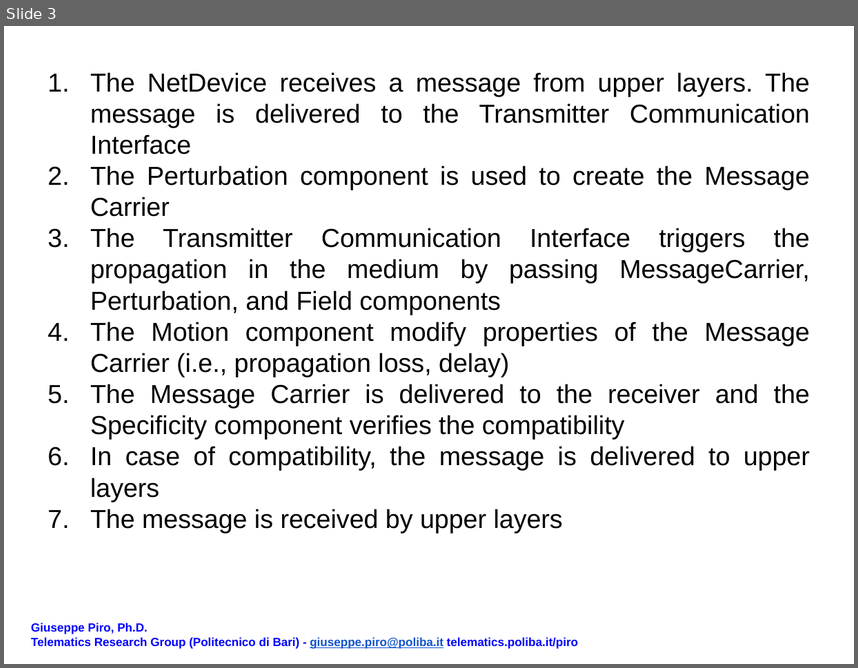
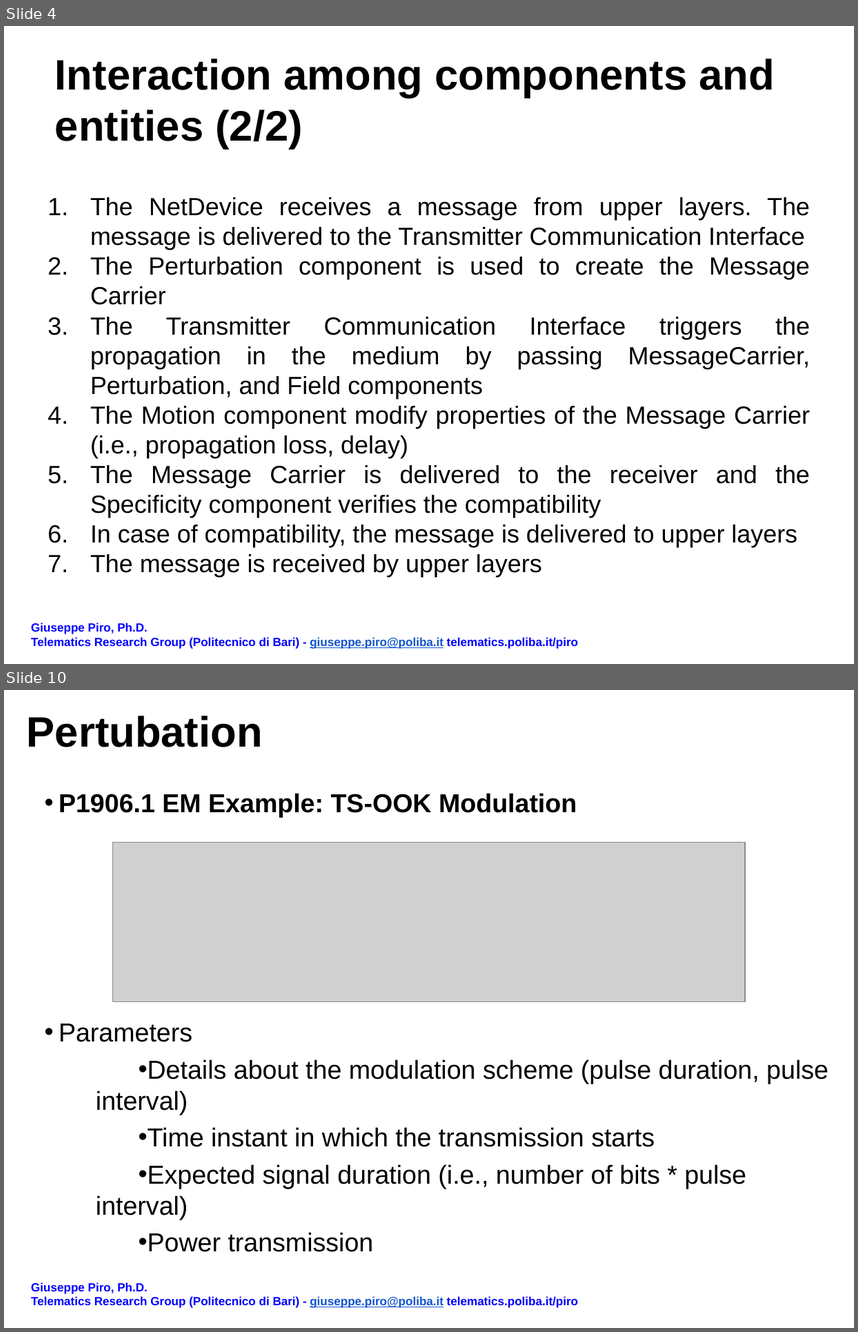
Before and after one commit to EnzoRong1013/ieee-p1906-1-reference-code, a slide deck: docs/mapping_scheme.pptx. Shown one above the other, each under a label of ours: slide 3 before the commit, slides 4 and 10 after it; the slides between them are not shown. The pictures are 858x668 and 858x1332 pixels, drawn with LibreOffice and Linux fonts; fonts in the diff are those of the drawing; grey boxes stand for pictures. Boxes give left, top, right and bottom in pixels: in the first picture for what was removed or moved away, otherwise in the second. Text is boxed around its words. In the diff, an @@ line names an element or a change of style, - is before the commit and + after.

Commit message:
updated presentation on em example

```diff
--- a/docs/mapping_scheme.pptx
+++ b/docs/mapping_scheme.pptx
@@ slide 10 added at [4, 690, 854, 1328], background #FFFFFF @@
@@ title added at [27, 716, 263, 747], 36 pt, text #000000, bold @@
+Pertubation
@@ text added at [59, 793, 829, 1252], 22 pt, text #000000 @@
+• P1906.1 EM Example: TS-OOK Modulation
+• Parameters
+  • Details about the modulation scheme (pulse duration, pulse interval)
+  • Time instant in which the transmission starts
+  • Expected signal duration (i.e., number of bits * pulse interval)
+  • Power transmission
@@ picture added at [113, 842, 745, 1002] @@
@@ text added at [31, 1282, 578, 1308], 10 pt, text #0000FF, bold @@
+Giuseppe Piro, Ph.D.
+Telematics Research Group (Politecnico di Bari) - giuseppe.piro@poliba.it telematics.poliba.it/piro
@@ what was slide 3 is now slide 4 @@
@@ slide 4 changed as well @@
@@ title added at [55, 58, 774, 149], 36 pt, text #000000, bold @@
+Interaction among components and entities (2/2)
@@ text "The NetDevice receives a message ...": place and size @@
-text "The NetDevice receives a message ..." at [90, 72, 810, 532]
+text "The NetDevice receives a message ..." at [90, 197, 811, 577]
@@ text "The NetDevice receives a message ..." at [90, 197, 811, 577]: size 22 to 21 pt @@
```
Also in this commit, not shown: 2 other slides changed, 18 other slides added.
